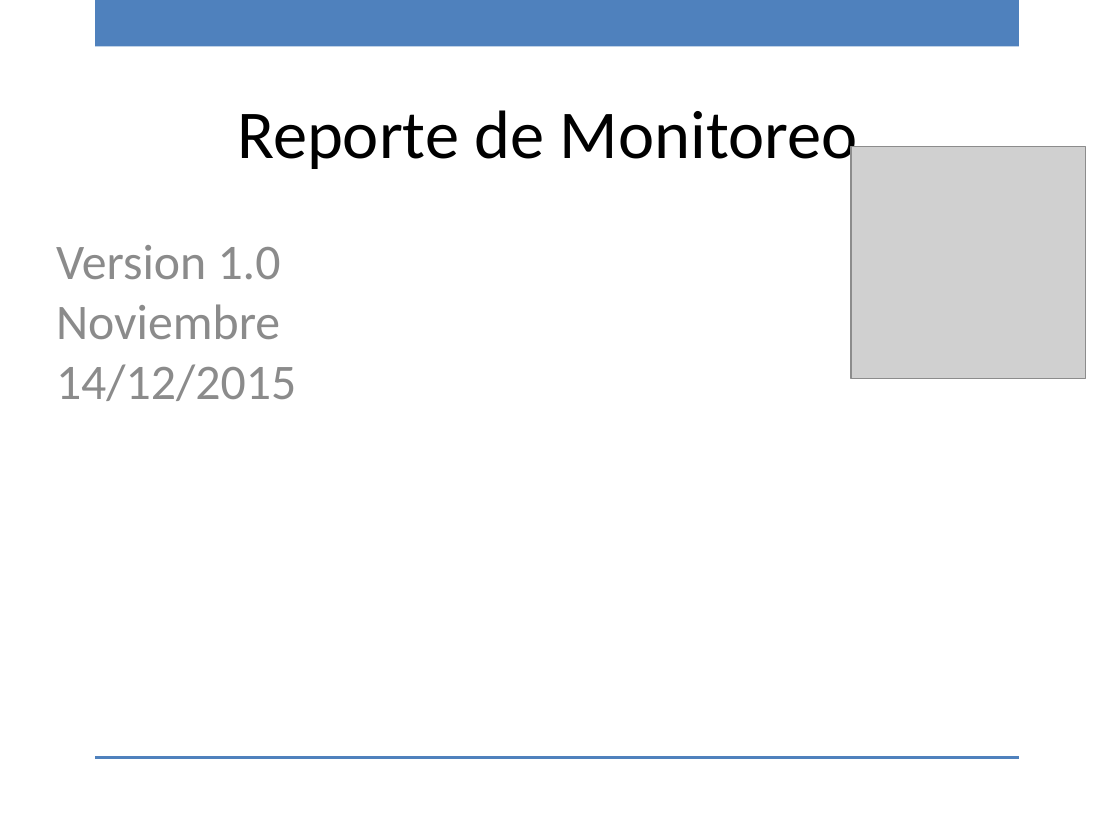
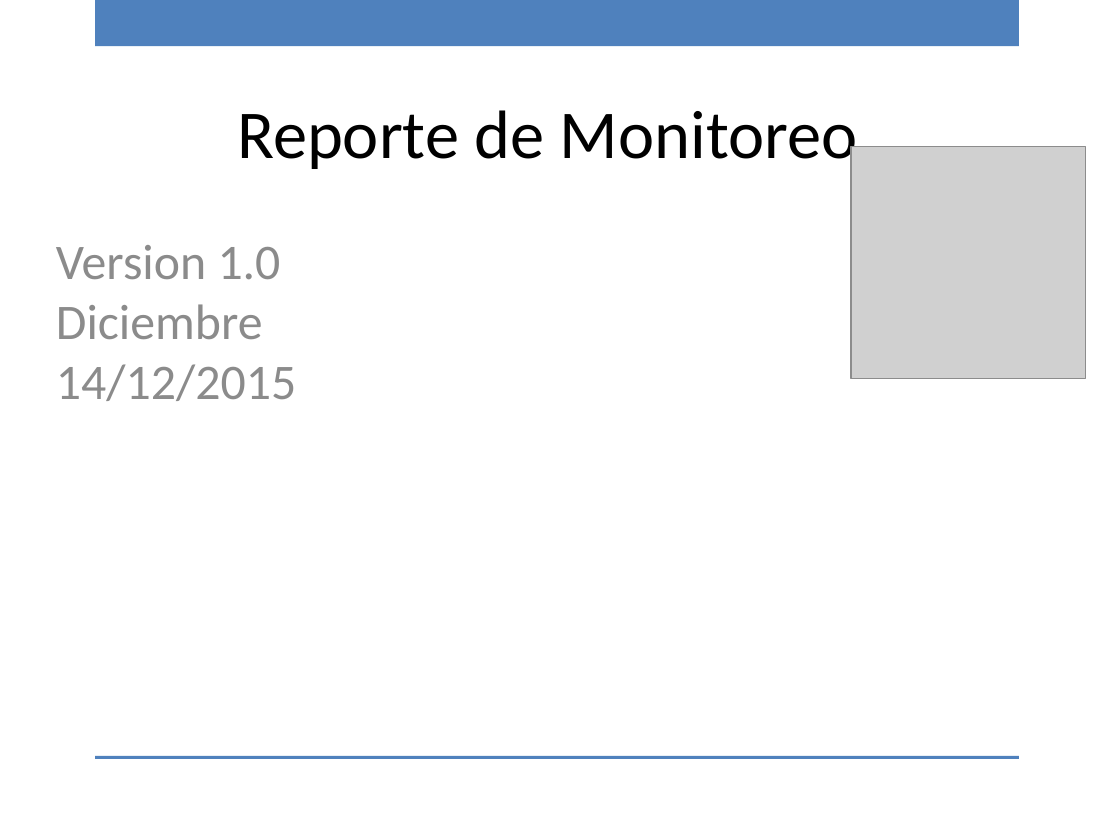
Before and after one commit to ricardo-novelasos/SOSQTP, a slide deck: slide 1 of Proyectos/2015/Métricas y monitoreo/Reporte_monitoreo_151214.pptx. Drawn at 1120x840 pixels with LibreOffice and Linux fonts; fonts in the diff are those of the drawing; grey boxes stand for pictures; background and template pictures are left out. Boxes give left, top, right and bottom in pixels: in the first picture for what was removed or moved away, otherwise in the second. Text is boxed around its words. In the diff, an @@ line names an element or a change of style, - is before the commit and + after.

```diff
--- a/Proyectos/2015/Métricas y monitoreo/Reporte_monitoreo_151214.pptx
+++ b/Proyectos/2015/Métricas y monitoreo/Reporte_monitoreo_151214.pptx
@@ text at (x1=56, y1=304, x2=263, y2=339): text changed @@
-Noviembre
+Diciembre
```
Also in this commit, not shown: 7 other slides changed.
